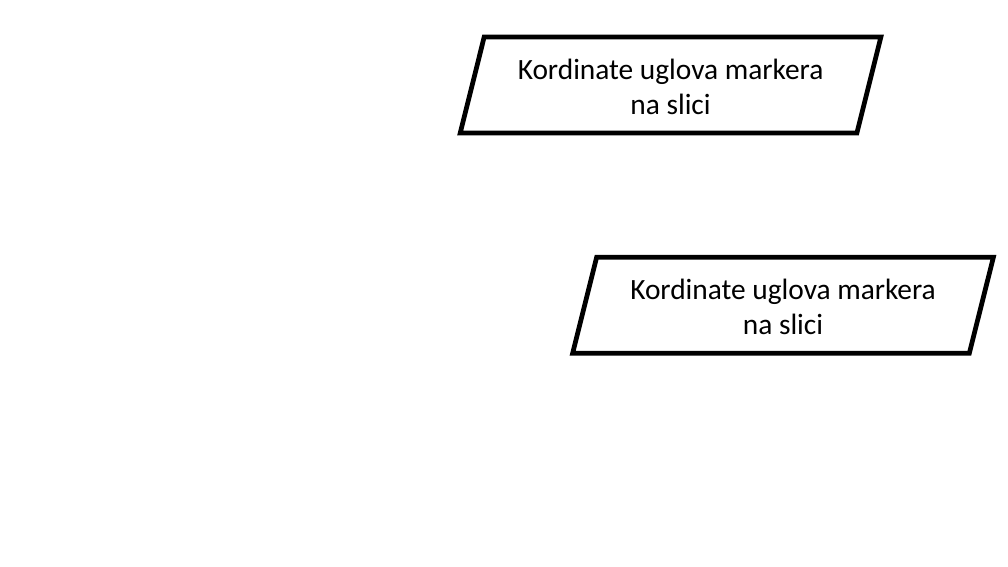
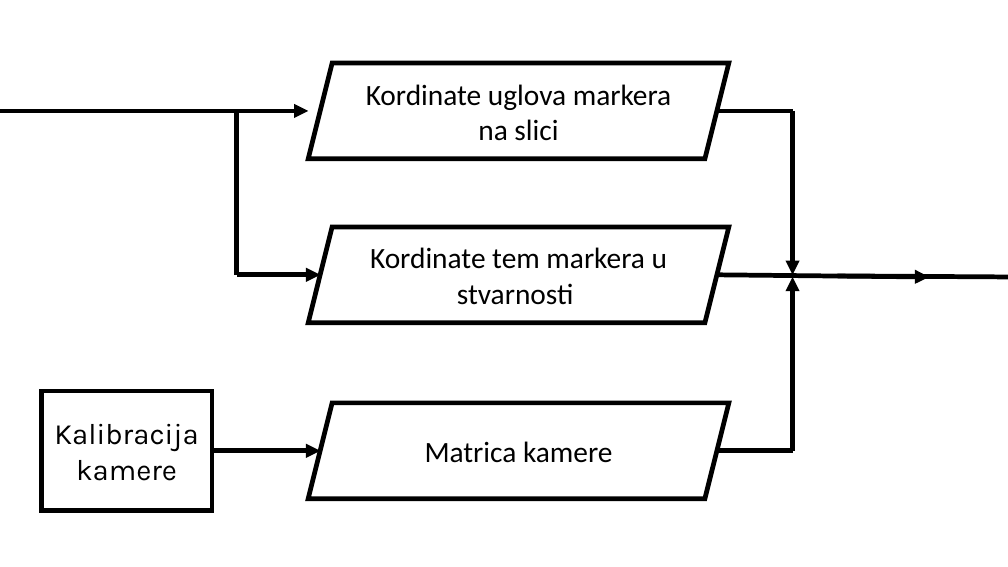
Before and after one commit to aliun/Markeri, a slide deck: slide 5 of MARKERI.pptx. Drawn at 1008x567 pixels with LibreOffice and Linux fonts; fonts in the diff are those of the drawing. Boxes give left, top, right and bottom in pixels: in the first picture for what was removed or moved away, otherwise in the second. Text is boxed around its words. In the diff, an @@ line names an element or a change of style, - is before the commit and + after.

```diff
--- a/MARKERI.pptx
+++ b/MARKERI.pptx
@@ parallelogram "Kordinate uglova markera na slici": place and size @@
-parallelogram "Kordinate uglova markera na slici" at (461, 37, 881, 133)
+parallelogram "Kordinate uglova markera na slici" at (309, 63, 729, 159)
@@ arrow added from (0, 111) to (309, 111), #000000 4.5 pt @@
@@ line added from (237, 275) to (237, 111), #000000 4.5 pt @@
@@ line added from (792, 111) to (717, 111), #000000 4.5 pt @@
@@ arrow added from (792, 111) to (792, 275), #000000 4.5 pt @@
@@ parallelogram "Kordinate tem markera u stvarnosti": place and size @@
-parallelogram "Kordinate tem markera u stvarnosti" at (573, 257, 994, 353)
+parallelogram "Kordinate tem markera u stvarnosti" at (309, 227, 729, 323)
@@ text in parallelogram at (370, 247, 667, 305): text changed @@
-Kordinate uglova markera na slici
+Kordinate tem markera u stvarnosti
@@ arrow added from (237, 275) to (321, 275), #000000 4.5 pt @@
@@ arrow added from (717, 275) to (929, 277), #000000 4.5 pt @@
@@ arrow added from (792, 451) to (792, 277), #000000 4.5 pt @@
@@ line added from (1008, 277) to (838, 276), #000000 4.5 pt @@
@@ rectangle added at (42, 391, 212, 510), outline #000000 4.5 pt, 28 pt, text #000000 @@
+Kalibracija kamere
@@ parallelogram added at (309, 403, 729, 499), outline #000000 4.5 pt, 28 pt, text #000000 @@
+Matrica kamere
@@ arrow added from (212, 451) to (321, 451), #000000 4.5 pt @@
@@ line added from (792, 451) to (717, 451), #000000 4.5 pt @@
```
Also in this commit, not shown: 2 other slides changed.
